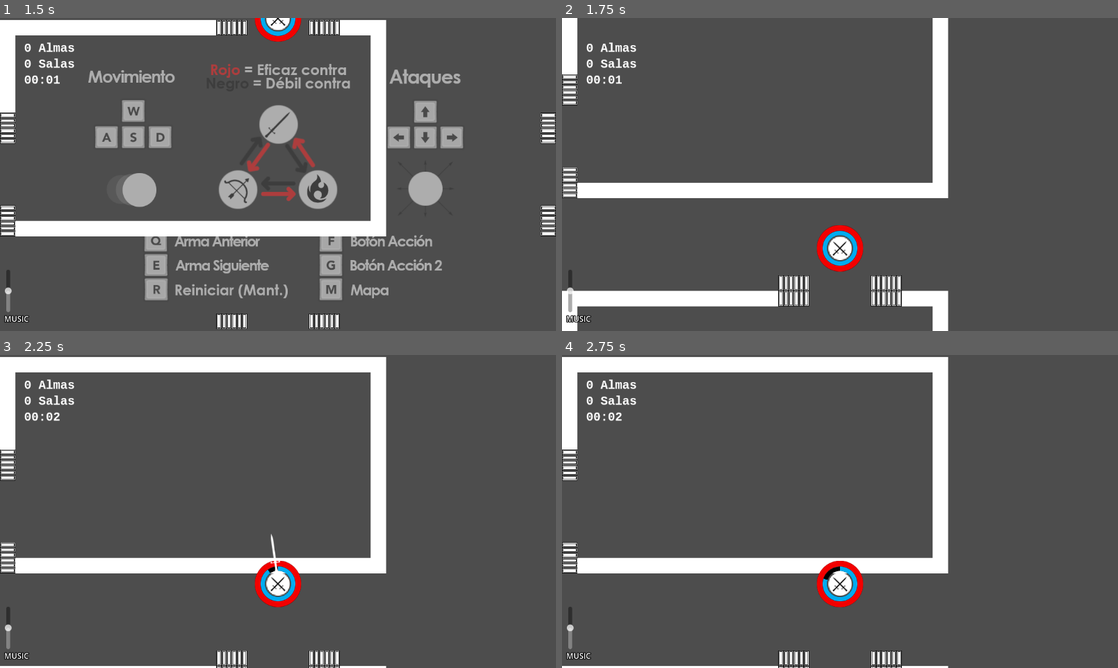
Above: before the commit, frames 1-4 (two rows, left to right).
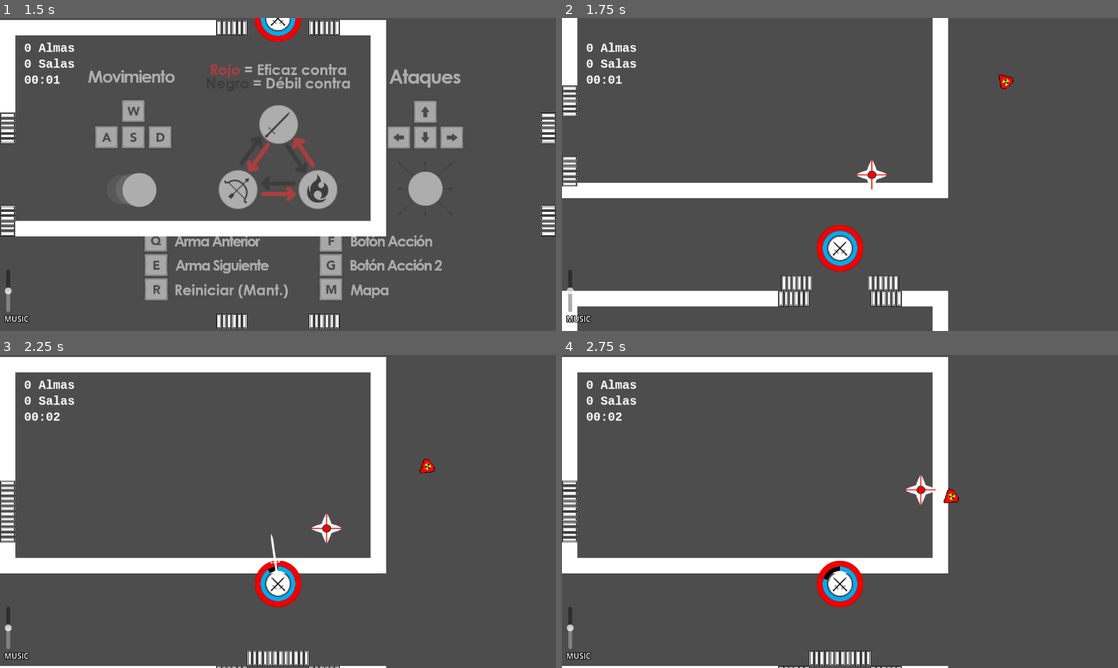
Above: after the commit, the same moments.

Repository: Lolmaniaco/PolygonSouls-2.0-feature-and-AI-analysis-TFG
Game: Godot game, scene res://rooms/proceduralGeneration.tscn
The game is run twice, just before and just after one commit, with the same random seed, the same clock (stepped at 60 frames per second) and the same inputs. Sound files missing from this copy of the repository are replaced by a short silence.
Inputs (mouse positions are in pixels of both pictures, inside the frame that each line leads up to):
- Up to frame 1 (1.5 s): tap Enter at 0.5 s; move the mouse to (250, 237) at 0.52 s; hold F (actionButton) 0.53-1.28 s; hold W (up) from 0.53 s (still down); click (250, 237) at 0.67 s; move the mouse to (444, 221) at 1.27 s; tap G (actionButtonAlternative) at 1.35 s
- Up to frame 2 (1.75 s): keep holding W (up)
- Up to frame 3 (2.25 s): move the mouse to (111, 464) at 2.02 s; release W (up) at 2.03 s; hold Left (attackLeft) from 2.03 s (still down); hold Up (attack) from 2.03 s (still down)
- Up to frame 4 (2.75 s): keep holding Left (attackLeft); keep holding Up (attack)

Frame 1 is identical in both runs. In frame 2, 1.4% of the frame differs, in the area x 0-82%, y 18-88%; in frame 3, 2.1%, in the area x 0-79%, y 30-100%; in frame 4, 2.1%.
Error before the commit: Attempt to call function 'get_line' in base 'null instance' on a null instance. (res://rooms/room.gd:149)

Commit message:
Closing of this project
After 8 days of hard work and revision, I'm happily closing this project.
I don't think this is a good game, but it's way better than before and I'm proud of the job and improvements I've done.
Picking and editing the sound of this project has been hard and tedious, but I feel like it's many times better with it. I'll try to credit every sound and artist I've used, but some of 'em were in the project before I entered or is hard to find again.

Also, things I think could improve, but I'm not reworking due to the scope of the project:
- Enemy movement: It's not too good. They collide with each other sometime blocking themselves. They should have some kind of pathfinding or weight decision for going around folks. The square "spinEnemy" should orbit the player, not go mindlessly towards the player.
- Difficulty adaptation: Initially, the project wanted to have the difficulty of the game tied to the user's ability. This feature was never implemented, so the games do not ease themselves if the player dies a lot.
- Some rewards or easter eggs could be implemented to make the player want to explore the map.
- Some more levels could be added.

Diff:
--- a/rooms/room.gd
+++ b/rooms/room.gd
@@ -143,6 +143,9 @@
 	var f = FileAccess.open(user_file, FileAccess.READ)
 	var lastNumberDeaths
 
+	if not f:
+		return 5
+
 	var index = 1
 	while index != 3:
 		if index == 1:
Binary file removed: PolygonSouls.png
Not shown, removed: PolygonSouls.png.import
Not shown, added: export_presets.cfg
